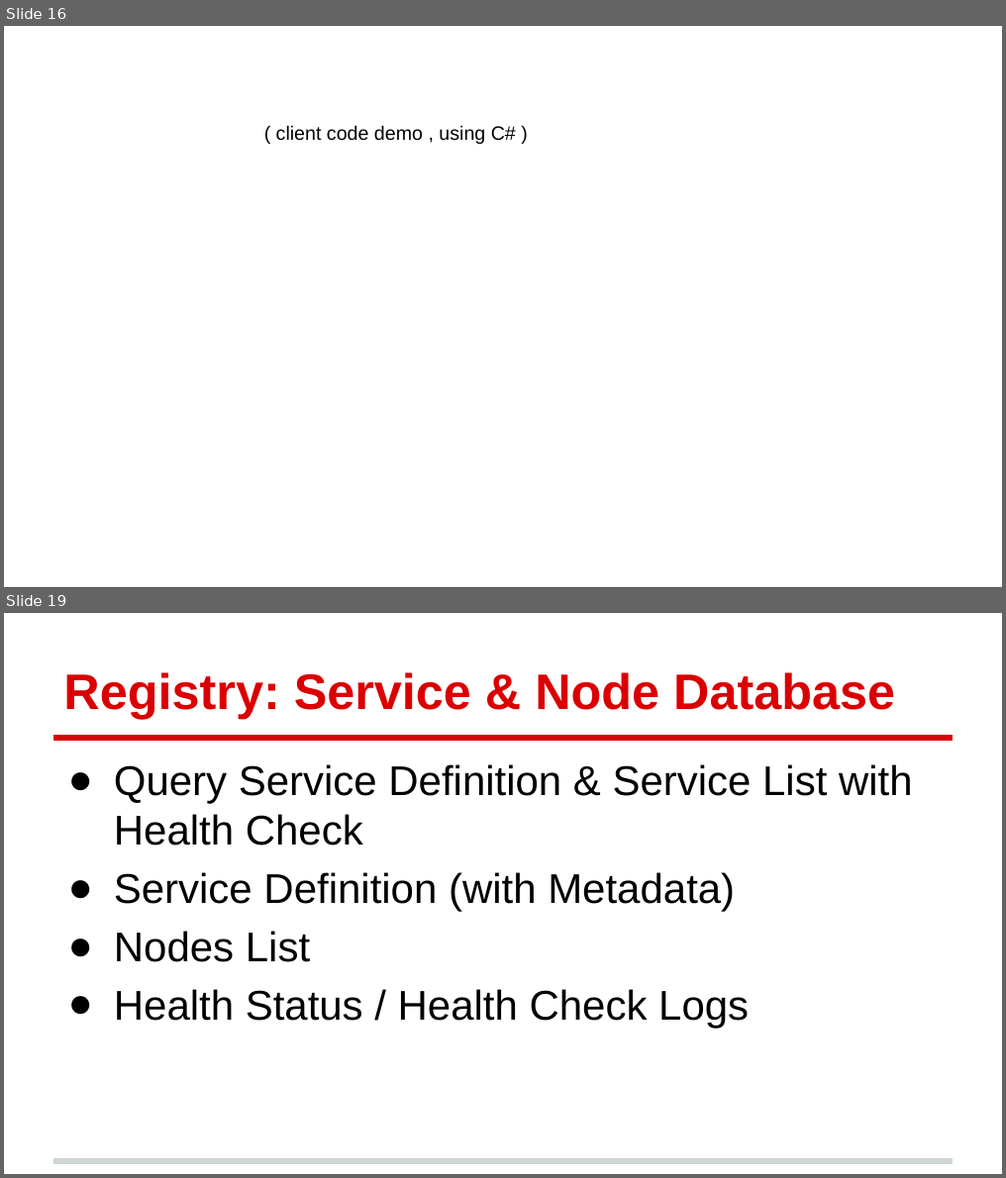
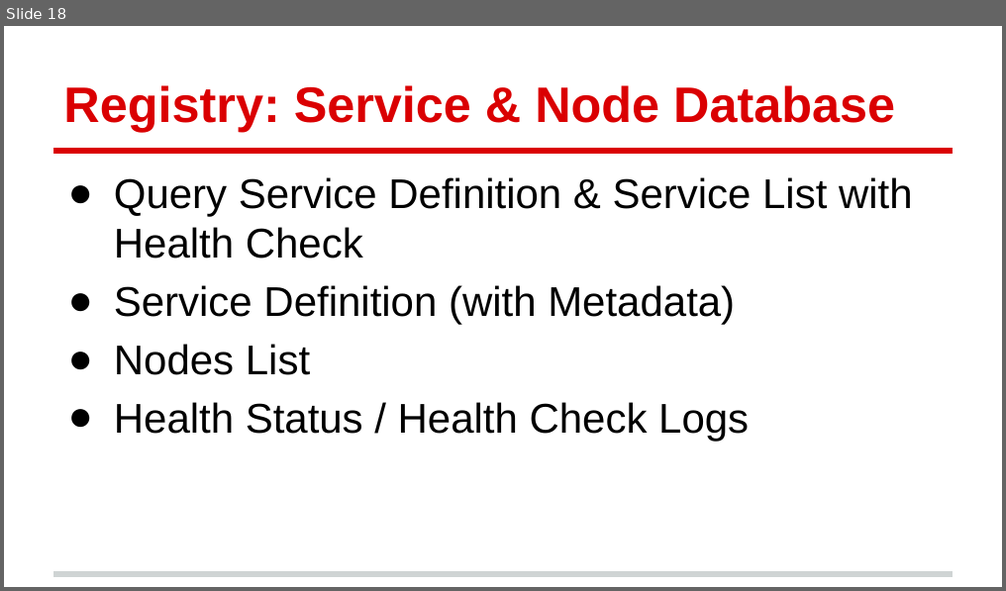
Before and after one commit to andrew0928/Meetup, a slide deck: 20180911.DevOpsDaysTaipei2018/Andrew-ServiceDiscovery (簡報).pptx. Shown one above the other, each under a label of ours: slides 16 and 19 before the commit, slide 18 after it; the slides between them are not shown. The pictures are 1006x1178 and 1006x591 pixels, drawn with LibreOffice and Linux fonts; fonts in the diff are those of the drawing; background and template pictures are left out. Boxes give left, top, right and bottom in pixels: in the first picture for what was removed or moved away, otherwise in the second. Text is boxed around its words. In the diff, an @@ line names an element or a change of style, - is before the commit and + after.

```diff
--- a/20180911.DevOpsDaysTaipei2018/Andrew-ServiceDiscovery (簡報).pptx
+++ b/20180911.DevOpsDaysTaipei2018/Andrew-ServiceDiscovery (簡報).pptx
@@ slide 16 removed at <box>4,26,1002,587</box>, background #FFFFFF @@
@@ text removed at <box>276,125,516,144</box> @@
-( client code demo , using C# )
@@ what was slide 19 is now slide 18 @@
```
Also in this commit, not shown: 3 slides changed, 6 slides added, 2 other slides removed.
